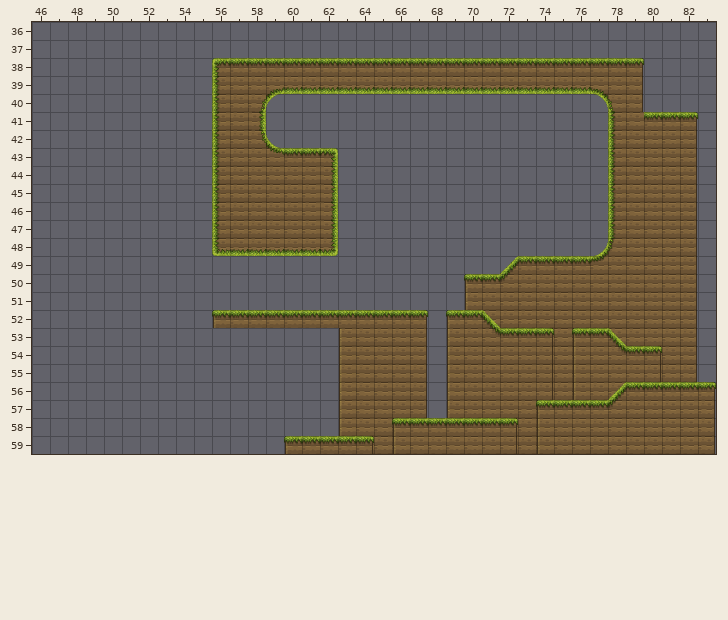
Tiled map, stored at tiled/Level1.tmx. Above, as it was before the edit.
Cells are 32x32 px. Shown: x 46..83, y 36..59.
And afterwards:
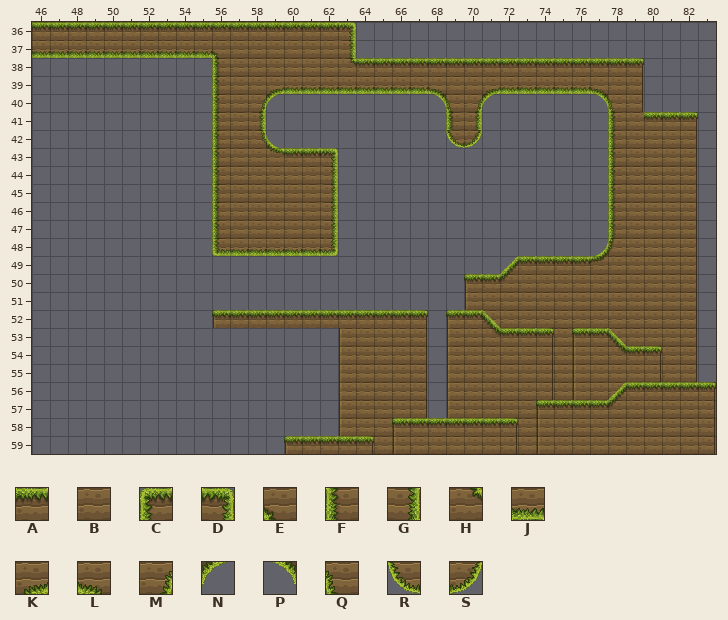
Key: from "Grass Tiles": A 1, B 10, C 18, D 19, E 22, F 27, G 28, H 30, J 40, K 46, L 47, M 54, N 55, P 56, Q 57, R 59, S 60.
_ is an empty cell.
From old to new:
Layer "Tile Layer 1":
y 36: x 46..63 __________________ -> AAAAAAAAAAAAAAAAAD
y 37: x 46..63 __________________ -> JJJJJJJJJJEBBBBBBG
y 38: x 56..63 CAAAAAAA -> FBBBBBBH
y 39: x 68..71 JJJJ -> LBBK
y 40: x 68..71 ____ -> PQMN
y 41: x 69..70 __ -> FG
y 42: x 69..70 __ -> RS
Boxes around the changes in both pictures, in picture pixels (x1, y1, x2, y2):
changed: (32, 22, 356, 76)
changed: (428, 87, 500, 148)
